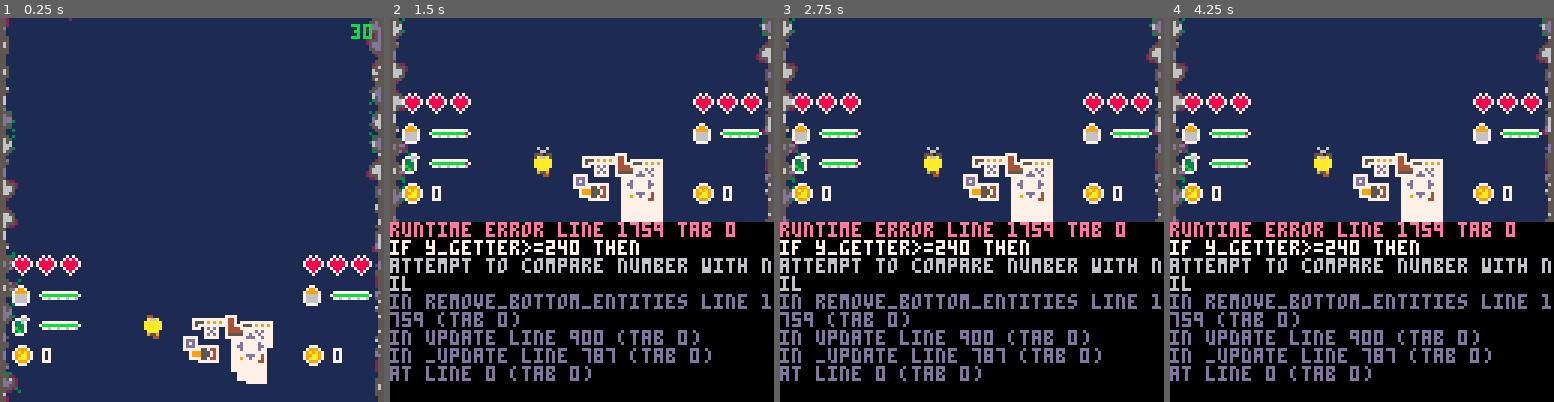
Above: before the commit, frames 1-4 (left to right).
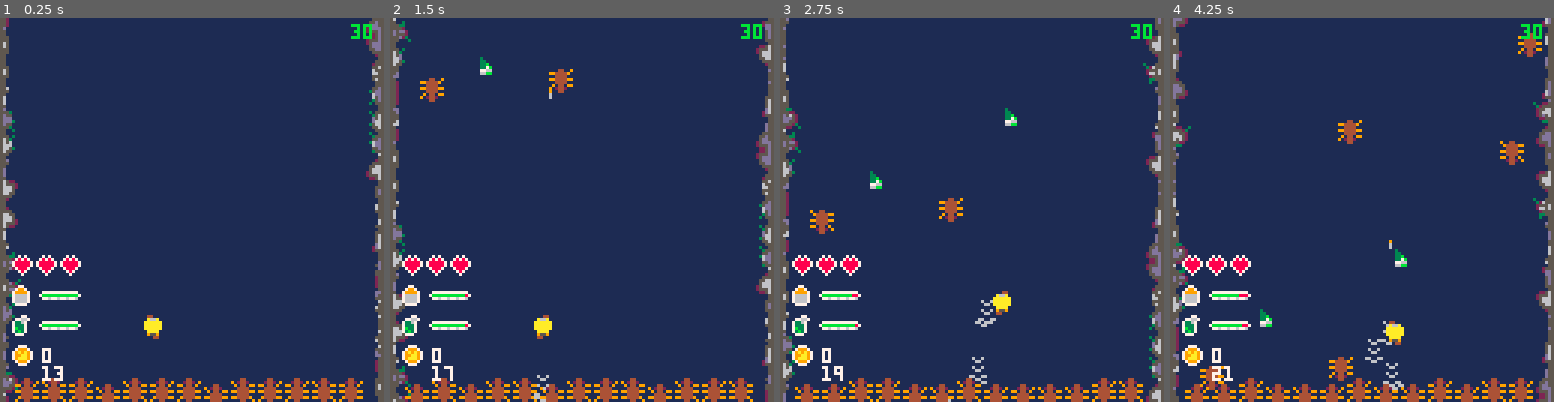
Above: after the commit, the same moments.

Repository: Mister-Oatbread/pico8_drg_game
Game: PICO-8 cartridge drg.p8
Two runs of this game, one before a commit and one after it. Both use one fixed random seed, a clock stepped at 60 frames per second and the inputs below.
Inputs:
- Up to frame 1 (0.25 s): no input
- Up to frame 2 (1.5 s): tap X (X key) at 0.33, 1.07 s; tap O (Z key) at 0.7 s
- Up to frame 3 (2.75 s): hold Right 1.6-2.1 s; tap O (Z key) at 1.7, 2.1, 2.5 s; tap X (X key) at 1.85 s; hold Up 2.15-2.42 s; hold Right from 2.47 s (still down)
- Up to frame 4 (4.25 s): tap O (Z key) every 0.4 s from 2.9 to 4.1 s; tap X (X key) at 2.97, 4.08 s; release Right at 3.03 s; hold Left 3.08-3.58 s; hold Down 3.63-3.97 s; hold Right from 4.02 s (still down)

The runs differ from the first frame. In frame 1, 6.8% of the frame differs, in the area x 3-97%, y 0-100%; in frame 2, 55%; in frame 3, 55%; in frame 4, 56%, in the area x 0-100%, y 0-100%.
Error before the commit: runtime error line 1759 tab 0; if y_getter>=240 then; attempt to compare number with nil

Commit message:
found bug with creatures, still standing out to be fixed

Diff:
--- a/build.lua
+++ b/build.lua
@@ -48,7 +48,7 @@
 local function update()
 if game_status=="playing" then
 y+=1
-if frame%45==0 then x+=sgn(x-player.x) end
+if frame%45==0 then x+=sgn(x-player_1.x()) end
 if frame%15==0 then y+=1 end
 end
 wings_open=frame>45
@@ -229,33 +229,32 @@
 }
 end
 function new_creatures()
-local creatures=new_entity_container()
+local creatures_list=new_entity_container()
 for x=106,220,9 do
-creatures.add(bottom_grunt(x,222))
+creatures_list.add(bottom_grunt(x,222))
 end
 local function spawn_creature()
-local creature_ratios=game_logic.creature_ratios()
 local creature
 local x=sample_one(102,118)
 local y=81
-local creature=choose_from_cum_prob(game_logic.creature_ratios())
-creatures.add(creature(x,y))
+creature=pick_spawn(game_logic.creature_spawn_params())
+creatures_list.add(creature(x,y))
 end
 local function update()
 local creature
-for i=creatures.size(),1,-1 do
-creature=creatures.get(i)
+for i=creatures_list.size(),1,-1 do
+creature=creatures_list.get(i)
 creature.update()
 if creature.y()>=240 then
-creatures.delete(creature)
+creatures_list.delete(creature)
 elseif not creature.is_alive() then
-creatures.delete(creature)
+creatures_list.delete(creature)
 end
 end
 end
 local function draw()
-for i=1,#creatures do
-creatures[i].draw()
+for i=1,creatures_list.size() do
+creatures_list.get(i).draw()
 end
 end
 function get_hitbox()
@@ -270,7 +269,7 @@
 update=update,
 draw=draw,
 get_hitbox=get_hitbox,
-creatures=creatures,
+get_creatures=creatures_list,
 }
 end
 function mactera(x,y)
@@ -287,7 +286,7 @@
 local hitbox={x={2,7},y={1,7}}
 local function update()
 if game_status=="playing" then
-if (player.y_pos-y)<30 and not did_spit then
+if (player_1.y()-y)<30 and not did_spit then
 perform_spit=true
 end
 if perform_spit then
@@ -302,7 +301,7 @@
 y+=1
 if frame%2==0 then y+=1 end
 end
-if frame%2==0 and not did_spit then x-=sgn(x-player.x_pos) end
+if frame%2==0 and not did_spit then x-=sgn(x-player_1.x()) end
 end
 damaged_since+=1
 wings_open=frame>8
@@ -539,9 +538,9 @@
 resource_variety=3
 obstacle_variety=2
 if difficulty==1 then
-obstacle_spawn_rate=.04
+obstacle_spawn_rate=.08
 resource_spawn_rate=.05
-creature_spawn_rate=.06
+creature_spawn_rate=.04
 creature_variety=4
 resource_variety=1
 elseif difficulty==2 then
@@ -563,9 +562,15 @@
 creature_spawn_rate=.06
 resource_variety=2
 end
-creature_ratios=get_cum_sum(creature_ratios,creature_variety)
-obstacle_ratios=get_cum_sum(obstacle_ratios,obstacle_variety)
-resource_ratios=get_cum_sum(resource_ratios,resource_variety)
+creature_spawn_params=generate_spawn_params(
+creature_ratios,creature_variety
+)
+obstacle_spawn_params=generate_spawn_params(
+obstacle_ratios,obstacle_variety
+)
+resource_spawn_params=generate_spawn_params(
+resource_ratios,resource_variety
+)
 end
 local function mine_resources()
 local resource,colliding,drilling_1,drilling_2,res_hitbox
@@ -606,15 +611,15 @@
 resources.spawn(sample_one(102,118),81)
 end
 end
-local function obstacle_ratios_f() return obstacle_ratios end
-local function resource_ratios_f() return resource_ratios end
-local function creature_ratios_f() return creature_ratios end
+local function obstacle_spawn_params_f() return obstacle_spawn_params end
+local function resource_spawn_params_f() return resource_spawn_params end
+local function creature_spawn_params_f() return creature_spawn_params end
 return {
 update=update,
 set_difficulty=set_difficulty,
-obstacle_ratios=obstacle_ratios_f,
-resource_ratios=resource_ratios_f,
-creature_ratios=creature_ratios_f,
+obstacle_spawn_params=obstacle_spawn_params_f,
+resource_spawn_params=resource_spawn_params_f,
+creature_spawn_params=creature_spawn_params_f,
 }
 end
 function initialize_game()
@@ -685,48 +690,6 @@
 end
 return probs;
 end
-function are_colliding(a, b)
-local x_good=a.x[1]>b.x[2] or a.x[2]<b.x[1];
-local y_good=a.y[1]>b.y[2] or a.y[2]<b.y[1];
-return not(x_good or y_good);
-end
-function get_player_hitbox(player)
-return {
-x={player.x+1, player.x+6},
-y={player.y, player.y+7},
-};
-end
-function get_bullet_hitbox(bullet)
-return {
-x={bullet.x+6,bullet.x+6},
-y={bullet.y+5,bullet.y+15},
-};
-end
-function get_spit_hitbox(spit)
-local x1=spit.hitbox.x[1]+spit.x()-1;
-local x2=spit.hitbox.x[2]+spit.x()-1;
-local y1=spit.hitbox.y[1]+spit.y()-1;
-local y2=spit.hitbox.y[2]+spit.y()-1;
-return {x={x1,x2}, y={y1,y2}};
-end
-function get_drills_hitbox(player)
-return {
-x={player.x,player.x+7},
-y={player.y-1,player.y+3},
-};
-end
-function get_damaging_drills_hitbox(player)
-return {
-x={player.x,player.x+7},
-y={player.y-3,player.y+3},
-};
-end
-function draw_hitbox(hitbox)
-pset(hitbox.x[1],hitbox.y[1],8);
-pset(hitbox.x[2],hitbox.y[1],8);
-pset(hitbox.x[1],hitbox.y[2],8);
-pset(hitbox.x[2],hitbox.y[2],8);
-end
 function new_hud()
 local function draw_prog_bar(percentage,x,y)
 local green_pixels=flr(percentage*12)
@@ -764,6 +727,8 @@
 }
 end
 function _init()
+music(-1)
+music(1)
 player_1=new_player(1)
 player_2=new_player(2)
 projectiles=new_projectiles()
@@ -778,7 +743,7 @@
 function _update()
 difficulty=2
 game_logic.set_difficulty(2)
-coop=true
+coop=false
 points=0
 game_status="playing"
 performance_monitor.reset_cpu_load()
@@ -794,7 +759,6 @@
 function _draw()
 cls(1)
 camera(101,101)
-map.draw_terrain()
 map.draw_wall()
 map.draw_obstacles()
 map.draw_drilled_ground()
@@ -803,11 +767,10 @@
 projectiles.draw()
 if coop then player_2.draw() end
 player_1.draw()
-title_screen.draw()
-map.draw_vines()
 map.draw_super_wall()
 hud.draw(player_1)
 if coop then hud.draw(player_2) end
+print(creatures.get_creatures.size())
 performance_monitor.register_load()
 performance_monitor.print_current()
 end
@@ -862,7 +825,7 @@
 end
 local function spawn_obstacle(x,y)
 local sprite,sprites,size
-local decision=choose_from_cum_prob(game_logic.obstacle_ratios())
+local decision=pick_spawn(game_logic.obstacle_spawn_params())
 if decision=="small" then
 sprites={68,69,70,71,84,85,86,87,100,101,116,117}
 size=1
@@ -897,7 +860,12 @@
 terrain.deletei(i)
 end
 end
-remove_bottom_entities(drilled_ground,drilled_ground.y)
+for i=drilled_ground.size(),1,-1 do
+drilled_ground.get(i).y+=1
+if drilled_ground.get(i).y>=230 then
+drilled_ground.deletei(i)
+end
+end
 if rnd()<.8 then
 terrain.add(spawn_pebble())
 end
@@ -1617,7 +1585,7 @@
 local list=new_entity_container()
 local function spawn_resource(x,y)
 local sprite,sprites,hitbox,res_type,start_sprite
-local res_type=choose_from_cum_prob(game_logic.resource_ratios())
+local res_type=pick_spawn(game_logic.resource_spawn_params())
 if res_type=="red_sugar" then
 start_sprite=136
 hitbox={x={3,6},y={3,6}}
@@ -1730,17 +1698,17 @@
 function coinflip() return rnd(2)<1 end
 function sample_one(first,last) return first+flr(rnd(last+1)) end
 function choose_one(list) return list[flr(rnd(#list))+1] end
-function choose_from_cum_prob(ratios)
-local decision=rnd(ratios.cum_sum)
-for i=1,ratios.variety do
-if decision<ratios.ratios[i][1] then
-return ratios.ratios[i][2]
+function pick_spawn(spawn_params)
+local decision=rnd(spawn_params.cum_sum)
+for i=1,spawn_params.variety do
+if decision<spawn_params.ratios[i][1] then
+return spawn_params.ratios[i][2]
 else
-decision-=ratios.ratios[i][1]
-end
-end
-end
-function get_cum_sum(ratios,variety)
+decision-=spawn_params.ratios[i][1]
+end
+end
+end
+function generate_spawn_params(ratios,variety)
 local sum=0
 for i=1,variety do
 sum+=ratios[i][1]
@@ -1752,12 +1720,3 @@
 print(new_ratios)
 return new_ratios
 end
-function remove_bottom_entities(container,y_getter)
-local entity
-for i=container.size(),1,-1 do
-entity=container.get(i)
-if y_getter>=240 then
-container.delete(entity)
-end
-end
-end
--- a/src/creatures.lua
+++ b/src/creatures.lua
@@ -13,40 +13,39 @@
 -- end
 
 function new_creatures()
-    local creatures=new_entity_container()
+    local creatures_list=new_entity_container()
     -- add bottom grunts to the creatures.
     for x=106,220,9 do
-        creatures.add(bottom_grunt(x,222))
+        creatures_list.add(bottom_grunt(x,222))
     end
 
     -- handles spawning a creature with correspondig percentages, and
     -- adds it to creatures list
     local function spawn_creature()
-        local creature_ratios=game_logic.creature_ratios()
         local creature
         local x=sample_one(102,118)
         local y=81
 
-        local creature=choose_from_cum_prob(game_logic.creature_ratios())
-        creatures.add(creature(x,y))
+        creature=pick_spawn(game_logic.creature_spawn_params())
+        creatures_list.add(creature(x,y))
     end
 
     local function update()
         local creature
-        for i=creatures.size(),1,-1 do
-            creature=creatures.get(i)
+        for i=creatures_list.size(),1,-1 do
+            creature=creatures_list.get(i)
             creature.update()
             if creature.y()>=240 then
-                creatures.delete(creature)
+                creatures_list.delete(creature)
             elseif not creature.is_alive() then
-                creatures.delete(creature)
+                creatures_list.delete(creature)
             end
         end
     end
 
     local function draw()
-        for i=1,#creatures do
-            creatures[i].draw()
+        for i=1,creatures_list.size() do
+            creatures_list.get(i).draw()
         end
     end
 
@@ -65,6 +64,6 @@
         update=update,
         draw=draw,
         get_hitbox=get_hitbox,
-        creatures=creatures,
+        get_creatures=creatures_list,
     }
 end
--- a/src/creatures/cave_angel.lua
+++ b/src/creatures/cave_angel.lua
@@ -15,7 +15,7 @@
     local function update()
         if game_status=="playing" then
             y+=1
-            if frame%45==0 then x+=sgn(x-player.x) end
+            if frame%45==0 then x+=sgn(x-player_1.x()) end
             if frame%15==0 then y+=1 end
         end
         wings_open=frame>45
--- a/src/creatures/mactera.lua
+++ b/src/creatures/mactera.lua
@@ -17,7 +17,7 @@
 
     local function update()
         if game_status=="playing" then
-            if (player.y_pos-y)<30 and not did_spit then
+            if (player_1.y()-y)<30 and not did_spit then
                 perform_spit=true
             end
             if perform_spit then
@@ -32,7 +32,7 @@
                 y+=1
                 if frame%2==0 then y+=1 end
             end
-            if frame%2==0 and not did_spit then x-=sgn(x-player.x_pos) end
+            if frame%2==0 and not did_spit then x-=sgn(x-player_1.x()) end
         end
         damaged_since+=1
         wings_open=frame>8
--- a/src/game_logic.lua
+++ b/src/game_logic.lua
@@ -26,9 +26,9 @@
         resource_variety=3
         obstacle_variety=2
         if difficulty==1 then
-            obstacle_spawn_rate=.04
+            obstacle_spawn_rate=.08
             resource_spawn_rate=.05
-            creature_spawn_rate=.06
+            creature_spawn_rate=.04
             creature_variety=4
             resource_variety=1
         elseif difficulty==2 then
@@ -50,9 +50,15 @@
             creature_spawn_rate=.06
             resource_variety=2
         end
-        creature_ratios=get_cum_sum(creature_ratios,creature_variety)
-        obstacle_ratios=get_cum_sum(obstacle_ratios,obstacle_variety)
-        resource_ratios=get_cum_sum(resource_ratios,resource_variety)
+        creature_spawn_params=generate_spawn_params(
+            creature_ratios,creature_variety
+        )
+        obstacle_spawn_params=generate_spawn_params(
+            obstacle_ratios,obstacle_variety
+        )
+        resource_spawn_params=generate_spawn_params(
+            resource_ratios,resource_variety
+        )
     end
 
     local function mine_resources()
@@ -97,15 +103,15 @@
         end
     end
 
-    local function obstacle_ratios_f() return obstacle_ratios end
-    local function resource_ratios_f() return resource_ratios end
-    local function creature_ratios_f() return creature_ratios end
+    local function obstacle_spawn_params_f() return obstacle_spawn_params end
+    local function resource_spawn_params_f() return resource_spawn_params end
+    local function creature_spawn_params_f() return creature_spawn_params end
 
     return {
         update=update,
         set_difficulty=set_difficulty,
-        obstacle_ratios=obstacle_ratios_f,
-        resource_ratios=resource_ratios_f,
-        creature_ratios=creature_ratios_f,
+        obstacle_spawn_params=obstacle_spawn_params_f,
+        resource_spawn_params=resource_spawn_params_f,
+        creature_spawn_params=creature_spawn_params_f,
     }
 end
--- a/src/main.lua
+++ b/src/main.lua
@@ -1,6 +1,11 @@
 
 
 function _init()
+    -- hacky stuff start
+    music(-1)
+    music(1)
+    -- hacky stuff end
+
     player_1=new_player(1)
     player_2=new_player(2)
     projectiles=new_projectiles()
@@ -19,7 +24,7 @@
     -- hacky stuff start
     difficulty=2
     game_logic.set_difficulty(2)
-    coop=true
+    coop=false
     points=0
     game_status="playing"
     -- hacky stuff end
@@ -40,7 +45,7 @@
 function _draw()
     cls(1)
     camera(101,101)
-    map.draw_terrain()
+    -- map.draw_terrain()
     map.draw_wall()
     map.draw_obstacles()
     map.draw_drilled_ground()
@@ -50,11 +55,12 @@
     if coop then player_2.draw() end
     player_1.draw()
     -- if game_status=="title_screen" then title_screen.draw() end
-    title_screen.draw()
-    map.draw_vines()
+    -- title_screen.draw()
+    -- map.draw_vines()
     map.draw_super_wall()
     hud.draw(player_1)
     if coop then hud.draw(player_2) end
+    print(creatures.get_creatures.size())
 
     performance_monitor.register_load()
     performance_monitor.print_current()
--- a/src/map.lua
+++ b/src/map.lua
@@ -70,7 +70,7 @@
 
     local function spawn_obstacle(x,y)
         local sprite,sprites,size
-        local decision=choose_from_cum_prob(game_logic.obstacle_ratios())
+        local decision=pick_spawn(game_logic.obstacle_spawn_params())
         if decision=="small" then
             sprites={68,69,70,71,84,85,86,87,100,101,116,117}
             size=1
@@ -107,13 +107,13 @@
                     terrain.deletei(i)
                 end
             end
-            remove_bottom_entities(drilled_ground,drilled_ground.y)
-            -- for i=drilled_ground.size(),1,-1 do
-            --     drilled_ground.get(i).y+=1
-            --     if drilled_ground.get(i).y>=230 then
-            --         drilled_ground.deletei(i)
-            --     end
-            -- end
+            -- remove_bottom_entities(drilled_ground,y)
+            for i=drilled_ground.size(),1,-1 do
+                drilled_ground.get(i).y+=1
+                if drilled_ground.get(i).y>=230 then
+                    drilled_ground.deletei(i)
+                end
+            end
             if rnd()<.8 then
                 terrain.add(spawn_pebble())
             end
--- a/src/resources.lua
+++ b/src/resources.lua
@@ -6,7 +6,7 @@
 
     local function spawn_resource(x,y)
         local sprite,sprites,hitbox,res_type,start_sprite
-        local res_type=choose_from_cum_prob(game_logic.resource_ratios())
+        local res_type=pick_spawn(game_logic.resource_spawn_params())
         if res_type=="red_sugar" then
             start_sprite=136
             hitbox={x={3,6},y={3,6}}
--- a/src/utils.lua
+++ b/src/utils.lua
@@ -16,17 +16,20 @@
 function choose_one(list) return list[flr(rnd(#list))+1] end
 
 -- returns one index based on ratios of ratios table
-function choose_from_cum_prob(ratios)
+-- entry 1 must contain the ratios, and entry 2 contains the thing that
+-- is returned
+function pick_spawn(spawn_params)
     -- take value at slot 0, which should contain the cum sum of the entire
     -- ratios table
-    local decision=rnd(ratios.cum_sum)
+    local decision=rnd(spawn_params.cum_sum)
 
-    -- compare until ratios is small enough, then return corresponding entry
-    for i=1,ratios.variety do
-        if decision<ratios.ratios[i][1] then
-            return ratios.ratios[i][2]
+    -- compare until spawn params is small enough,
+    -- then return corresponding entry
+    for i=1,spawn_params.variety do
+        if decision<spawn_params.ratios[i][1] then
+            return spawn_params.ratios[i][2]
         else
-            decision-=ratios.ratios[i][1]
+            decision-=spawn_params.ratios[i][1]
         end
     end
 end
@@ -36,8 +39,9 @@
 --     return false
 -- end
 
--- takes ratios value and
-function get_cum_sum(ratios,variety)
+-- takes ratios and variety (no of different spawns), and bundles everything
+-- into a table holding this information
+function generate_spawn_params(ratios,variety)
     local sum=0
     for i=1,variety do
         sum+=ratios[i][1]
@@ -74,14 +78,15 @@
 --     return probs
 -- end
 
--- takes a entity container and removes all entities that have a x
--- coordinate that is larger than 240
-function remove_bottom_entities(container,y_getter)
-    local entity
-    for i=container.size(),1,-1 do
-        entity=container.get(i)
-        if y_getter>=240 then
-            container.delete(entity)
-        end
-    end
-end
+-- CURRENTLY OUT OF ORDER
+-- -- takes a entity container and removes all entities that have a x
+-- -- coordinate that is larger than 240
+-- function remove_bottom_entities(container,y_getter)
+--     local entity
+--     for i=container.size(),1,-1 do
+--         entity=container.get(i)
+--         if entity.y>=240 then
+--             container.delete(entity)
+--         end
+--     end
+-- end
Renamed: src/hitscanner.lua -> src/hitscanner.txt
